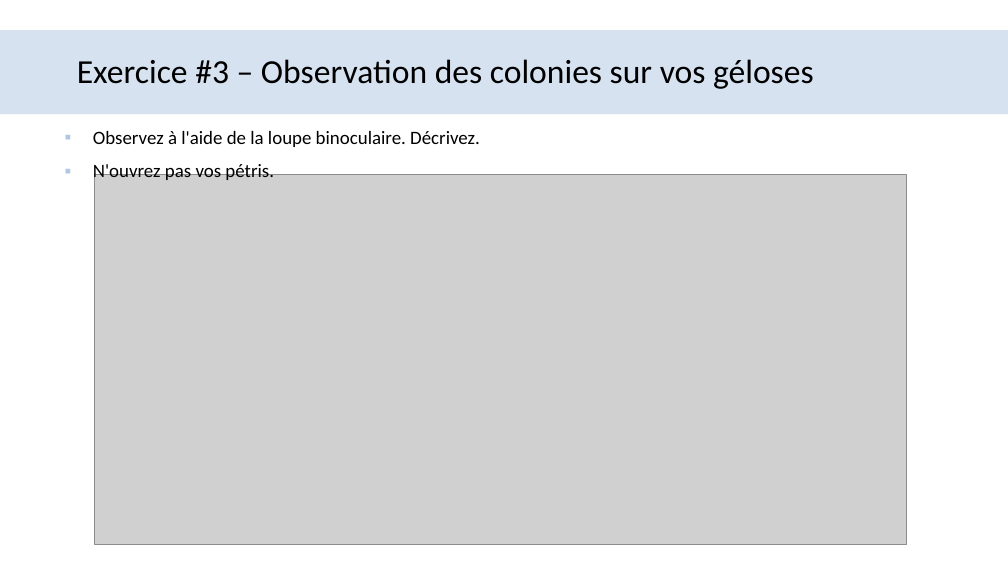
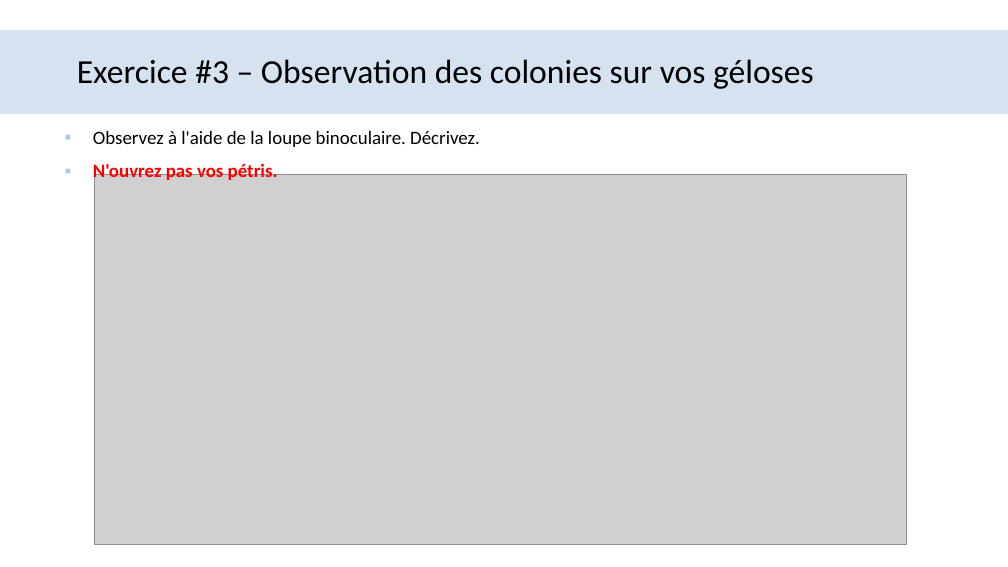
Before and after one commit to ShyGuy509/bio1410_2025, a slide deck: slide 18 of BIO1410_labo-2.pptx. Drawn at 1008x567 pixels with LibreOffice and Linux fonts; fonts in the diff are those of the drawing; grey boxes stand for pictures; background and template pictures are left out. Boxes give left, top, right and bottom in pixels: in the first picture for what was removed or moved away, otherwise in the second. Text is boxed around its words. In the diff, an @@ line names an element or a change of style, - is before the commit and + after.

```diff
--- a/BIO1410_labo-2.pptx
+++ b/BIO1410_labo-2.pptx
@@ text at [93, 162, 278, 183]: text colour #000000 to #FF0000, bold on in "N'ouvrez pas vos pétris." @@
```
Also in this commit, not shown: 4 other files.
